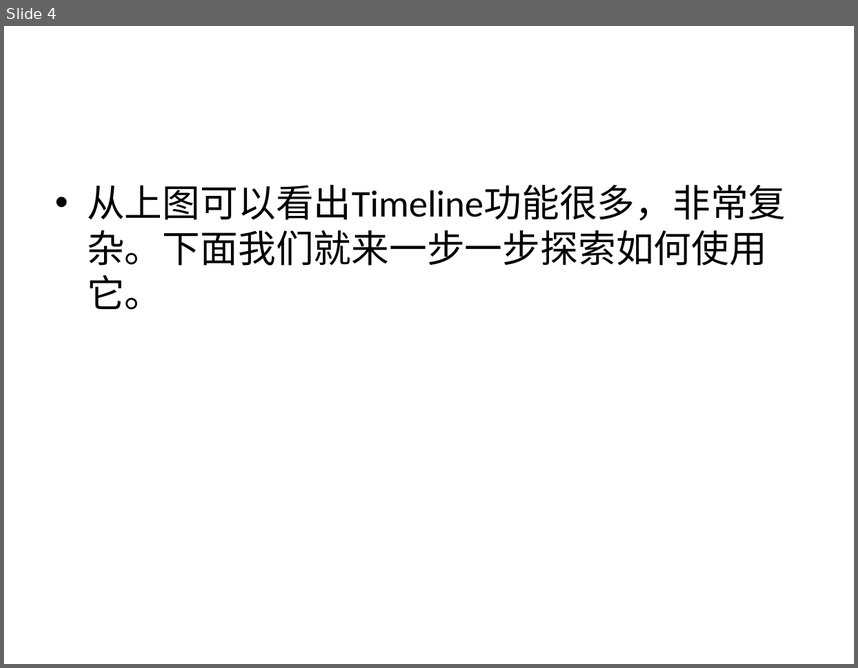
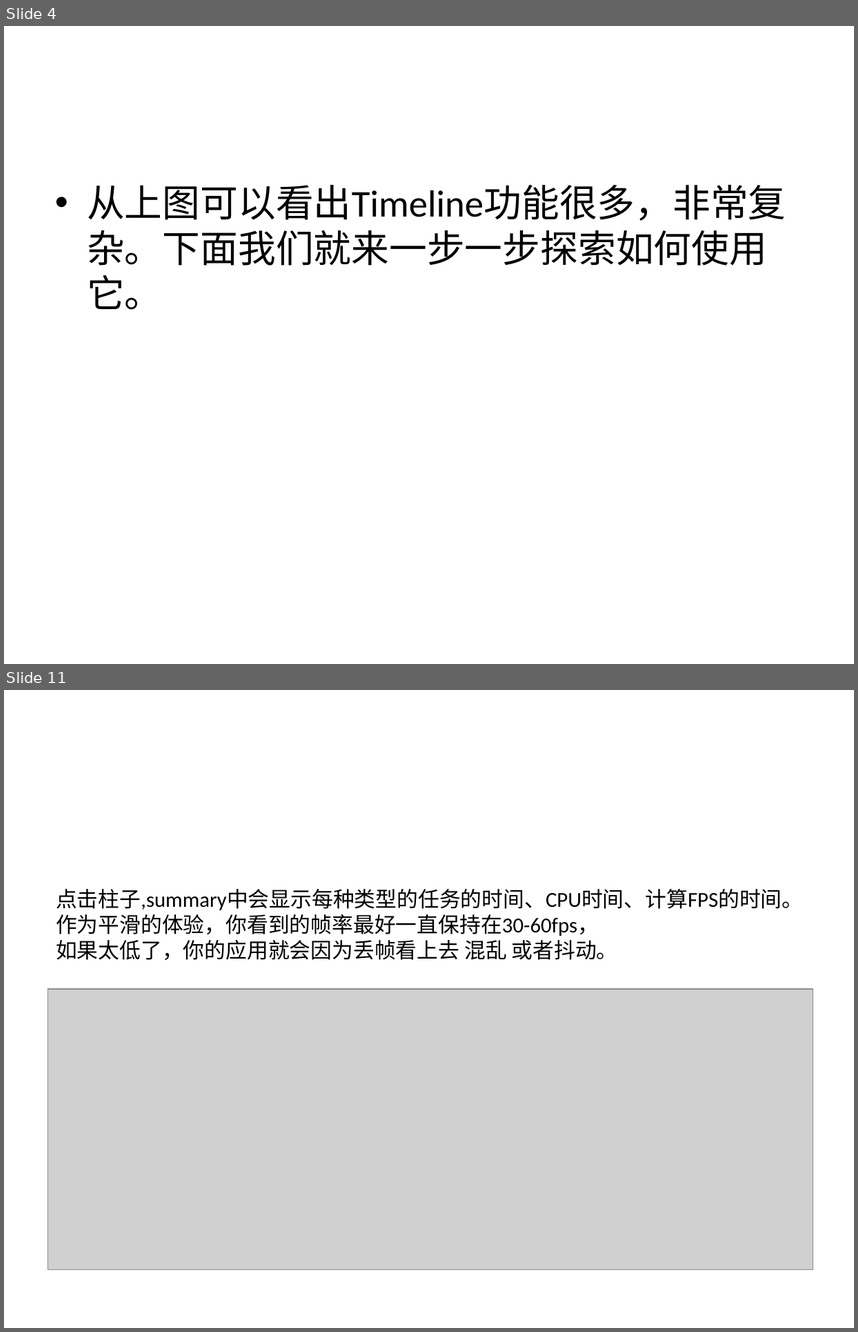
Before and after one commit to lazy-lazy/yolo, a slide deck: public/images/使用chrome进行渲染分析.pptx. Shown one above the other, each under a label of ours: slide 4 before the commit, slides 4 and 11 after it; the slides between them are not shown. The pictures are 858x668 and 858x1332 pixels, drawn with LibreOffice and Linux fonts; fonts in the diff are those of the drawing; grey boxes stand for pictures; background and template pictures are left out. Boxes give left, top, right and bottom in pixels: in the first picture for what was removed or moved away, otherwise in the second. Text is boxed around its words. In the diff, an @@ line names an element or a change of style, - is before the commit and + after.

```diff
--- a/public/images/使用chrome进行渲染分析.pptx
+++ b/public/images/使用chrome进行渲染分析.pptx
@@ slide 11 added at (4,690,854,1328), background picture (left out) @@
@@ text added at (56,889,803,960), 18 pt, text #000000 @@
+点击柱子,summary中会显示每种类型的任务的时间、CPU时间、计算FPS的时间。
+作为平滑的体验，你看到的帧率最好一直保持在30-60fps，
+如果太低了，你的应用就会因为丢帧看上去 混乱 或者抖动。
@@ picture added at (48,988,813,1269) @@
```
Also in this commit, not shown: 1 slide changed, 13 other slides added, 1 slide removed.
